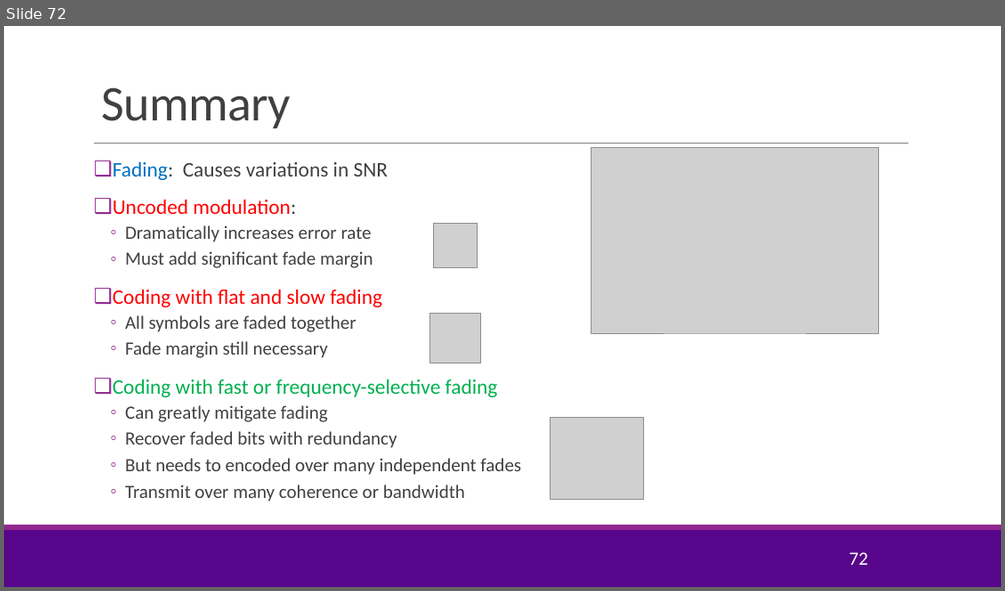
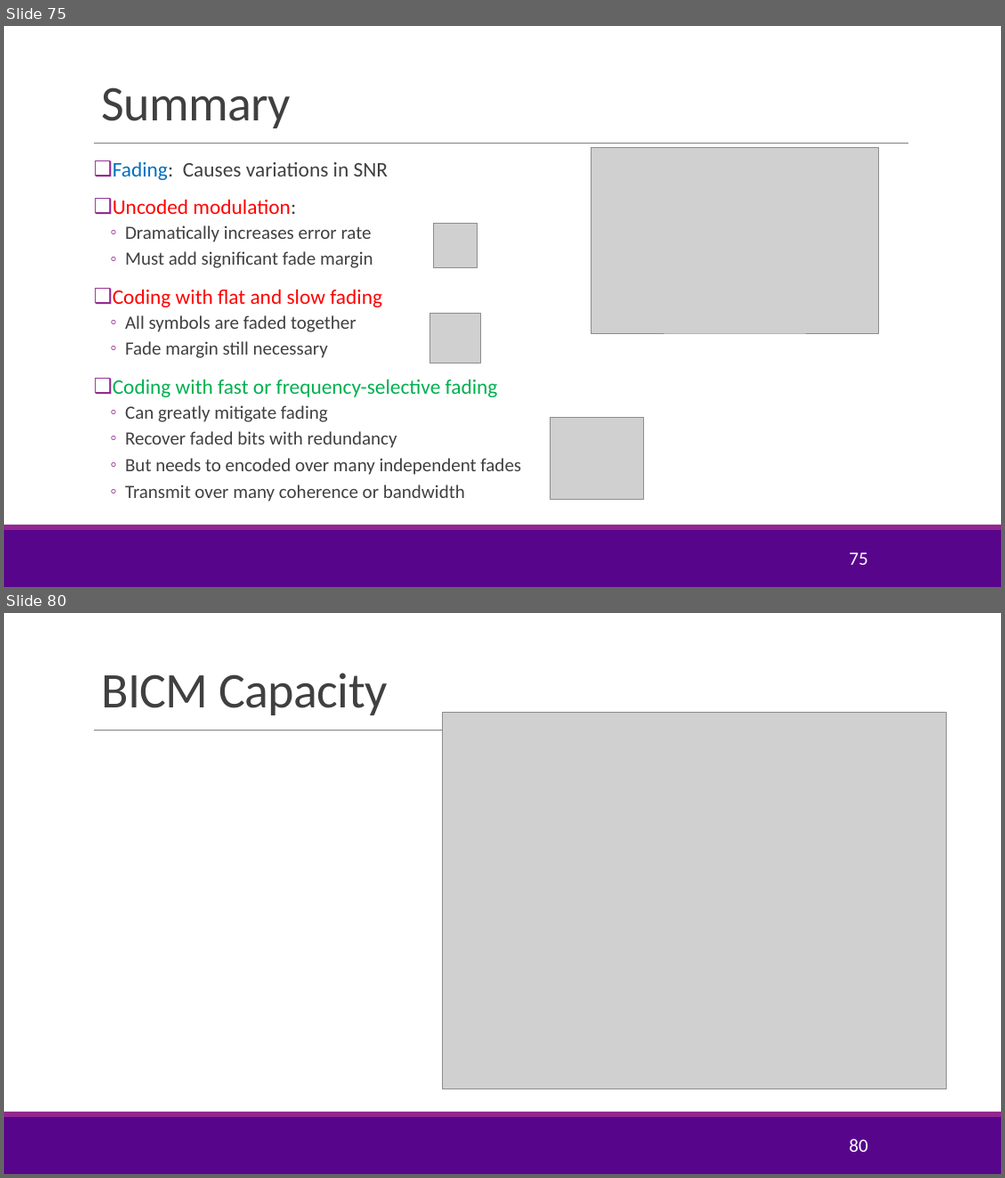
Before and after one commit to sdrangan/wirelesscomm, a slide deck: lectures/Unit04_Coding.pptx. Shown one above the other, each under a label of ours: slide 72 before the commit, slides 75 and 80 after it; the slides between them are not shown. The pictures are 1005x591 and 1005x1178 pixels, drawn with LibreOffice and Linux fonts; fonts in the diff are those of the drawing; grey boxes stand for pictures; background and template pictures are left out. Boxes give left, top, right and bottom in pixels: in the first picture for what was removed or moved away, otherwise in the second. Text is boxed around its words. In the diff, an @@ line names an element or a change of style, - is before the commit and + after.

Commit message:
Added BICM capacity to the lecture

```diff
--- a/lectures/Unit04_Coding.pptx
+++ b/lectures/Unit04_Coding.pptx
@@ slide 80 added at (4, 613, 1001, 1174), background #FFFFFF; not listed: 3 template elements that a slide beside it also shows @@
@@ title added at (101, 673, 387, 715), 48 pt, text #404040 @@
+BICM Capacity
@@ picture added at (443, 712, 947, 1088) @@
@@ page number added at (849, 1138, 867, 1151), 18 pt, text #FFFFFF @@
+80
@@ what was slide 72 is now slide 75 @@
@@ page number at (849, 552, 867, 564): text changed @@
-72
+75
```
Also in this commit, not shown: 8 slides changed, 10 other slides added, 3 slides removed, 3 other files.
